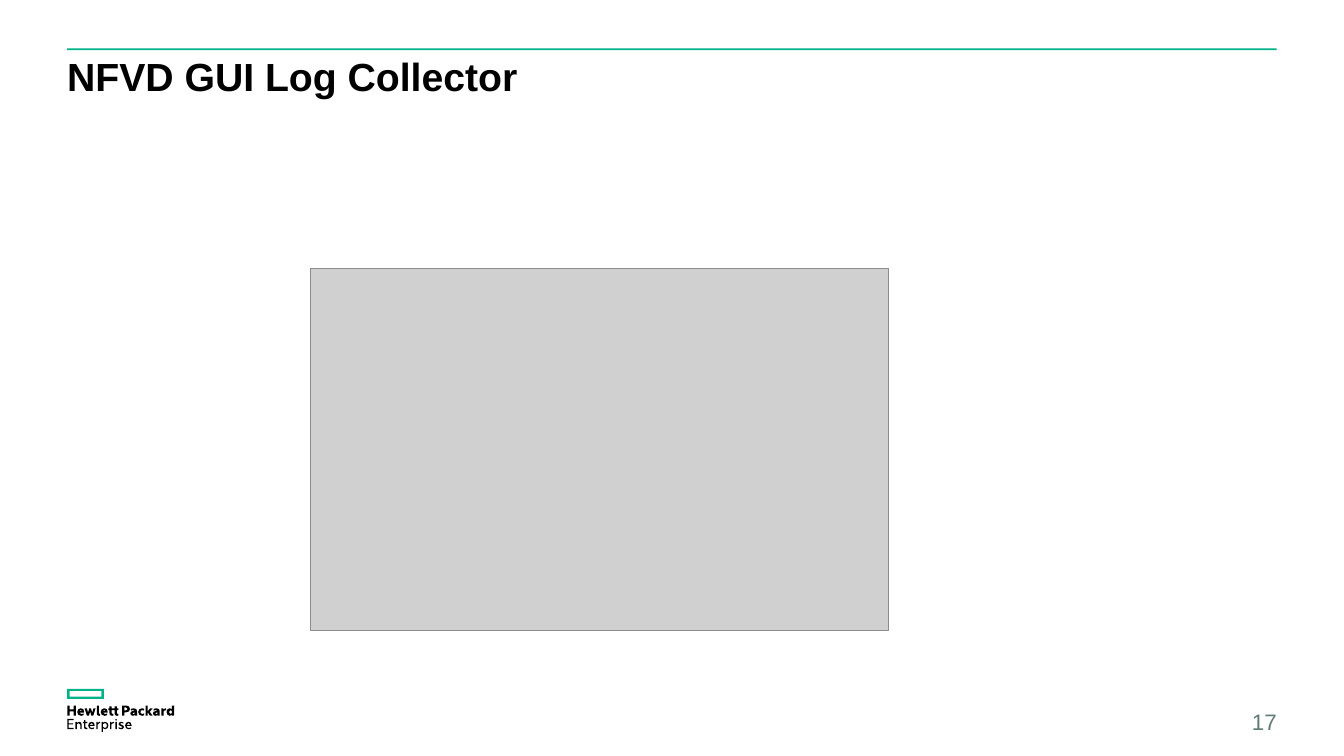
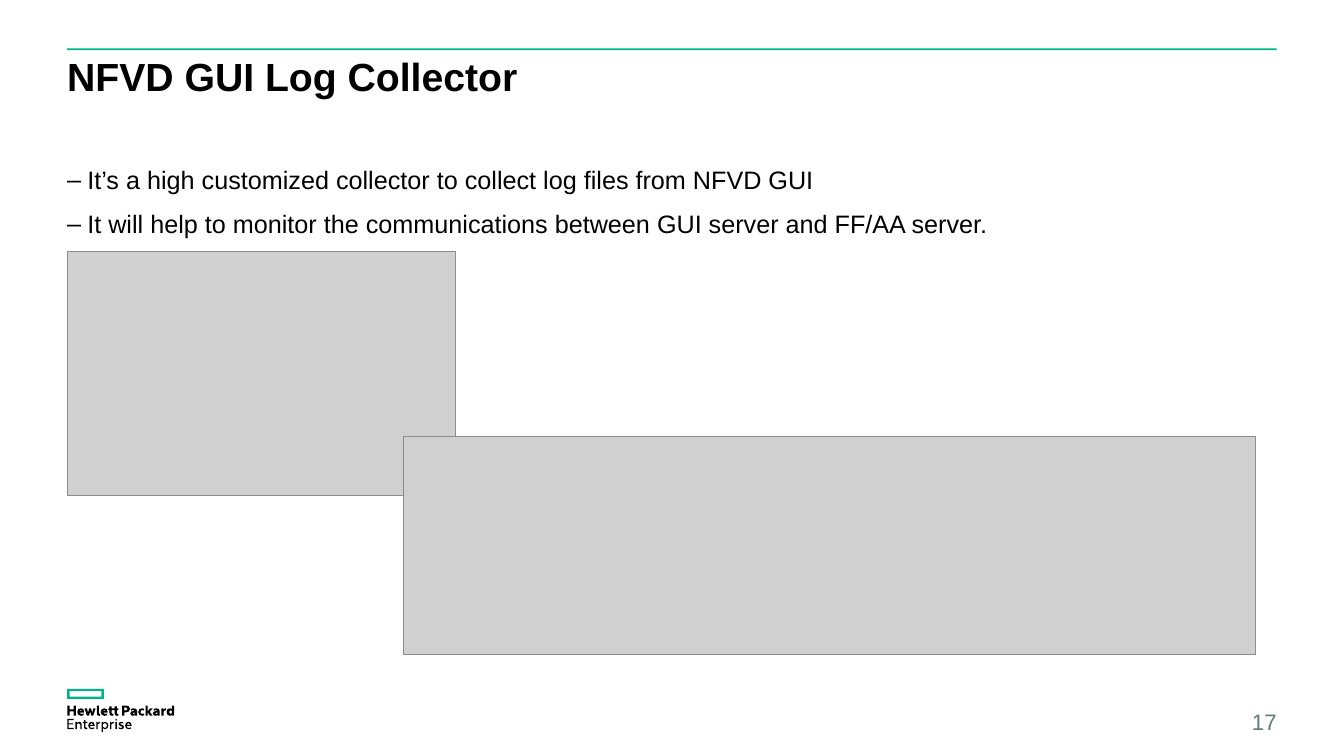
Before and after one commit to yzgang76/MPM, a slide deck: slide 17 of doc/OSSP V2.pptx. Drawn at 1344x756 pixels with LibreOffice and Linux fonts; fonts in the diff are those of the drawing; grey boxes stand for pictures. Boxes give left, top, right and bottom in pixels: in the first picture for what was removed or moved away, otherwise in the second. Text is boxed around its words. In the diff, an @@ line names an element or a change of style, - is before the commit and + after.

```diff
--- a/doc/OSSP V2.pptx
+++ b/doc/OSSP V2.pptx
@@ text added at [87, 170, 988, 239], 18 pt, text #000000 @@
+– It’s a high customized collector to collect log files from NFVD GUI
+– It will help to monitor the communications between GUI server and FF/AA server.
@@ picture: place and size @@
-picture at [311, 269, 888, 631]
+picture at [68, 252, 456, 496]
@@ picture added at [403, 437, 1256, 654] @@
```
Also in this commit, not shown: 1 slide added, 9 other files.
